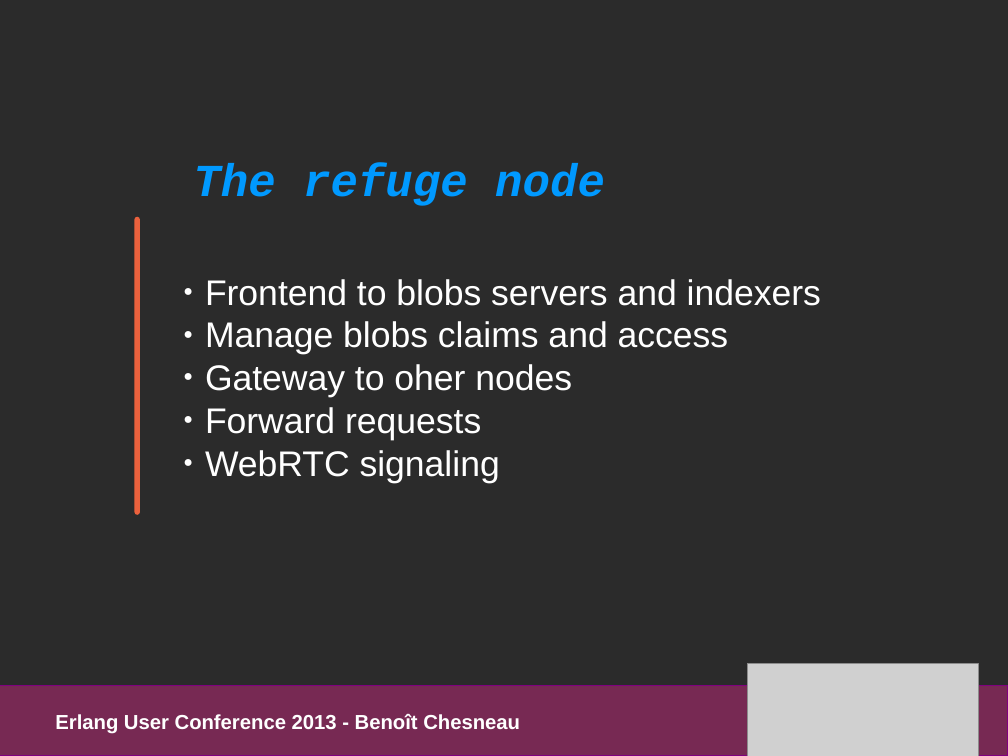
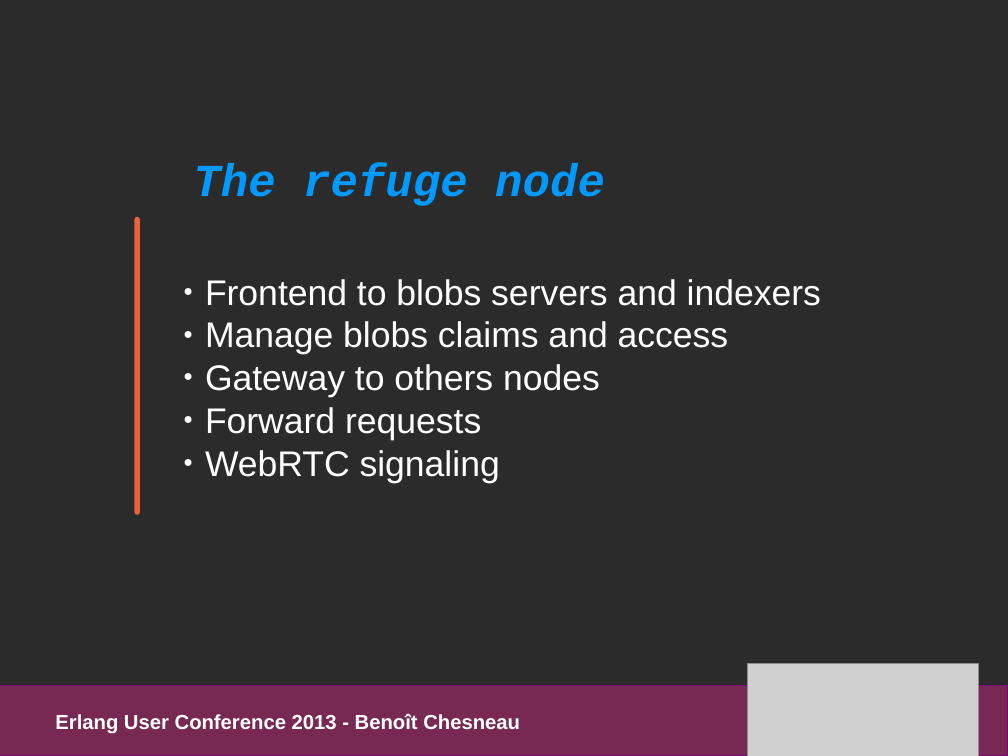
Before and after one commit to refuge/media, a slide deck: slide 29 of slides/pres_refuge_euc2013.odp. Drawn at 1008x756 pixels with LibreOffice and Linux fonts; fonts in the diff are those of the drawing; grey boxes stand for pictures; background and template pictures are left out; a plain dark background stands for a picture behind light text. Boxes give left, top, right and bottom in pixels: in the first picture for what was removed or moved away, otherwise in the second. Text is boxed around its words. In the diff, an @@ line names an element or a change of style, - is before the commit and + after.

```diff
--- a/slides/pres_refuge_euc2013.odp
+++ b/slides/pres_refuge_euc2013.odp
@@ text at [205,364,600,397]: text changed @@
-● Gateway to oher nodes
+● Gateway to others nodes
```
Also in this commit, not shown: 4 other slides changed, 1 other file.
